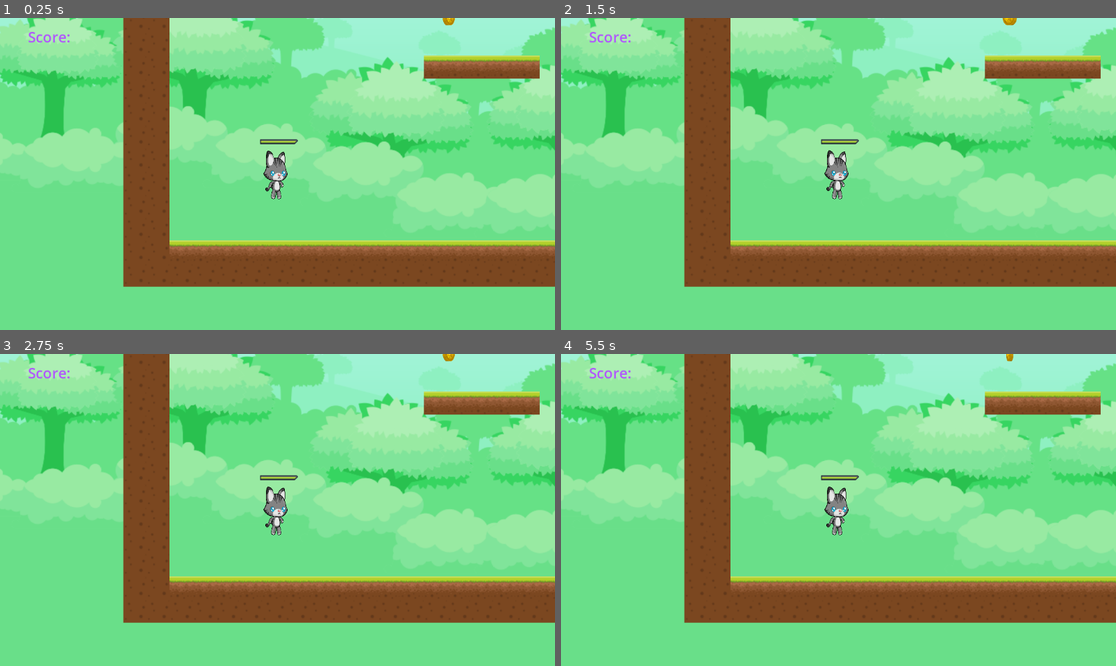
Above: before the commit, frames 1-4 (two rows, left to right).
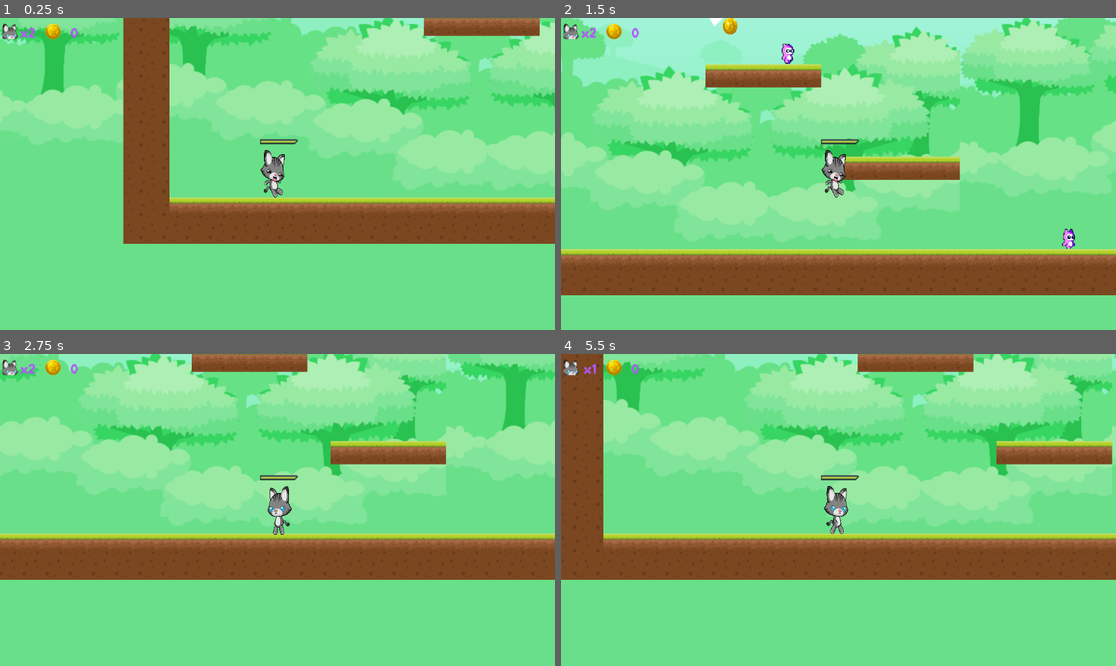
Above: after the commit, the same moments.

Repository: claudio82/2d_platformer
Game: Godot game, scene res://main.tscn
Same seed, same stepped clock (60 frames per second), same inputs: the game is played once before the commit and once after it.
Inputs:
- Up to frame 1 (0.25 s): no input
- Up to frame 2 (1.5 s): hold D (move_right) from 0.53 s (still down); tap Space (jump) at 0.77 s
- Up to frame 3 (2.75 s): tap Space (jump) at 1.52 s; release D (move_right) at 2.03 s; hold A (move_left) from 2.03 s (still down)
- Up to frame 4 (5.5 s): release A (move_left) at 2.78 s; hold D (move_right) 2.78-4.28 s; tap Space (jump) at 3.02, 3.77, 4.52 s; hold A (move_left) 4.28-5.03 s; hold D (move_right) from 5.03 s (still down)

The runs differ from the first frame. In frame 1, 57% of the frame differs, in the area x 0-100%, y 0-87%; in frame 2, 57%; in frame 3, 60%; in frame 4, 66%.
Error before the commit: Parse Error: Identifier "Global" not declared in the current scope. (res://scripts/game.gd:13)

Commit message:
updated main scene and project file

Diff:
--- a/main.tscn
+++ b/main.tscn
@@ -7,6 +7,8 @@
 [ext_resource type="Texture2D" uid="uid://c6mf04oag5c0b" path="res://assets/sprites/bg/BG.png" id="3_1bvp3"]
 [ext_resource type="PackedScene" uid="uid://bvfpvo3vhgemy" path="res://scenes/collectible.tscn" id="5_lquwl"]
 [ext_resource type="AudioStream" uid="uid://ds5jqu5irlmi8" path="res://assets/sounds/coin.wav" id="7_kek77"]
+[ext_resource type="PackedScene" uid="uid://bof0j66aeaq52" path="res://scenes/enemies/enemy_spawner.tscn" id="8_5vw27"]
+[ext_resource type="FontFile" uid="uid://baybgbe37rsk3" path="res://assets/fonts/Planes_ValMore.ttf" id="8_kek77"]
 
 [sub_resource type="TileSetAtlasSource" id="TileSetAtlasSource_qmrml"]
 texture = ExtResource("1_0xm2m")
@@ -791,15 +793,65 @@
 grow_horizontal = 0
 grow_vertical = 0
 
-[node name="Score" type="Label" parent="HUD/UI"]
+[node name="RichTextLabel" type="RichTextLabel" parent="HUD/UI"]
 layout_mode = 0
-offset_left = -1054.0
+offset_left = -1107.0
+offset_top = -596.0
+offset_right = -1067.0
+offset_bottom = -556.0
+bbcode_enabled = true
+text = "[img]res://assets/sprites/ui/character_icon.png[/img]"
+
+[node name="Lives" type="Label" parent="HUD/UI"]
+layout_mode = 0
+offset_left = -1070.0
 offset_top = -590.0
-offset_right = -1002.0
-offset_bottom = -567.0
+offset_right = -1036.0
+offset_bottom = -548.0
 theme_override_colors/font_color = Color(0.694118, 0.341176, 0.992157, 1)
 theme_override_colors/font_outline_color = Color(0, 0, 0, 0.00392157)
 theme_override_constants/outline_size = 7
+theme_override_fonts/font = ExtResource("8_kek77")
 theme_override_font_sizes/font_size = 30
-text = "Score: "
+text = "x0"
 horizontal_alignment = 2
+
+[node name="RichTextLabel2" type="RichTextLabel" parent="HUD/UI"]
+layout_mode = 0
+offset_left = -1018.0
+offset_top = -596.0
+offset_right = -978.0
+offset_bottom = -556.0
+bbcode_enabled = true
+text = "[img]res://assets/sprites/ui/coin_icon.png[/img]"
+
+[node name="Score" type="Label" parent="HUD/UI"]
+layout_mode = 0
+offset_left = -1014.0
+offset_top = -590.0
+offset_right = -949.0
+offset_bottom = -548.0
+theme_override_colors/font_color = Color(0.694118, 0.341176, 0.992157, 1)
+theme_override_colors/font_outline_color = Color(0, 0, 0, 0.00392157)
+theme_override_constants/outline_size = 7
+theme_override_fonts/font = ExtResource("8_kek77")
+theme_override_font_sizes/font_size = 30
+text = "0"
+horizontal_alignment = 2
+
+[node name="GameOver" type="Label" parent="HUD/UI"]
+visible = false
+layout_mode = 0
+offset_left = -692.0
+offset_top = -326.0
+offset_right = -269.0
+offset_bottom = -258.0
+theme_override_colors/font_color = Color(0.694118, 0.341176, 0.992157, 1)
+theme_override_colors/font_outline_color = Color(0, 0, 0, 0.00392157)
+theme_override_constants/outline_size = 7
+theme_override_fonts/font = ExtResource("8_kek77")
+theme_override_font_sizes/font_size = 68
+text = "GAME OVER"
+horizontal_alignment = 2
+
+[node name="EnemySpawner" parent="." instance=ExtResource("8_5vw27")]
--- a/project.godot
+++ b/project.godot
@@ -14,6 +14,10 @@
 run/main_scene="res://main.tscn"
 config/features=PackedStringArray("4.4")
 config/icon="res://icon.png"
+
+[autoload]
+
+Global="*res://scripts/Global.gd"
 
 [display]
 
Not shown: 1 places in main.tscn that only renumber resources
